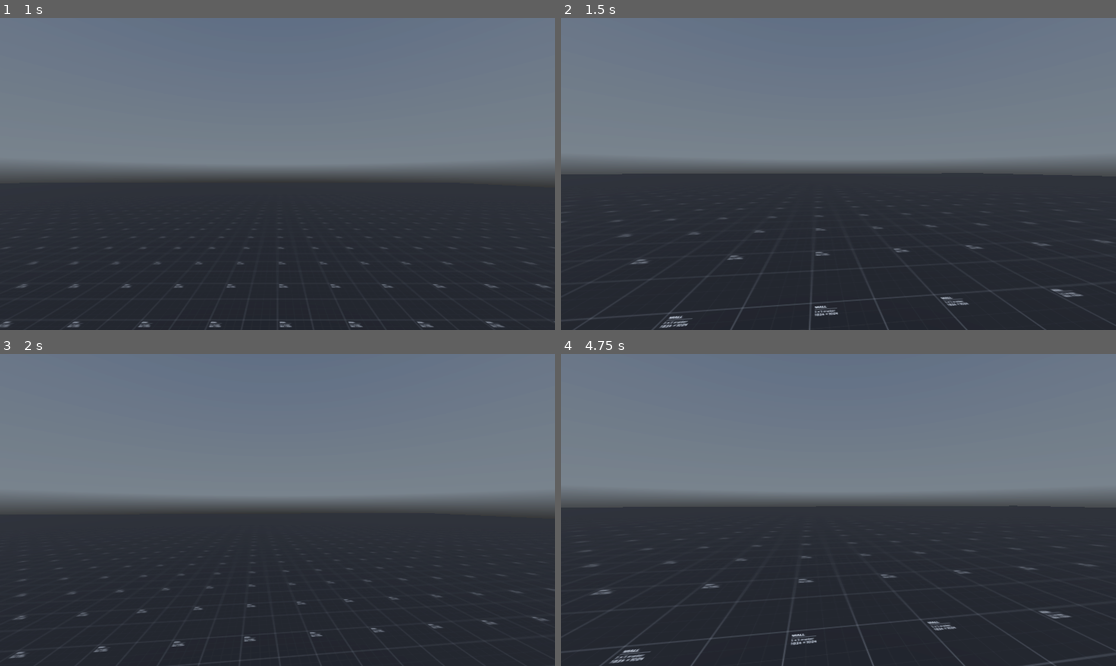
Above: before the commit, frames 1-4 (two rows, left to right).
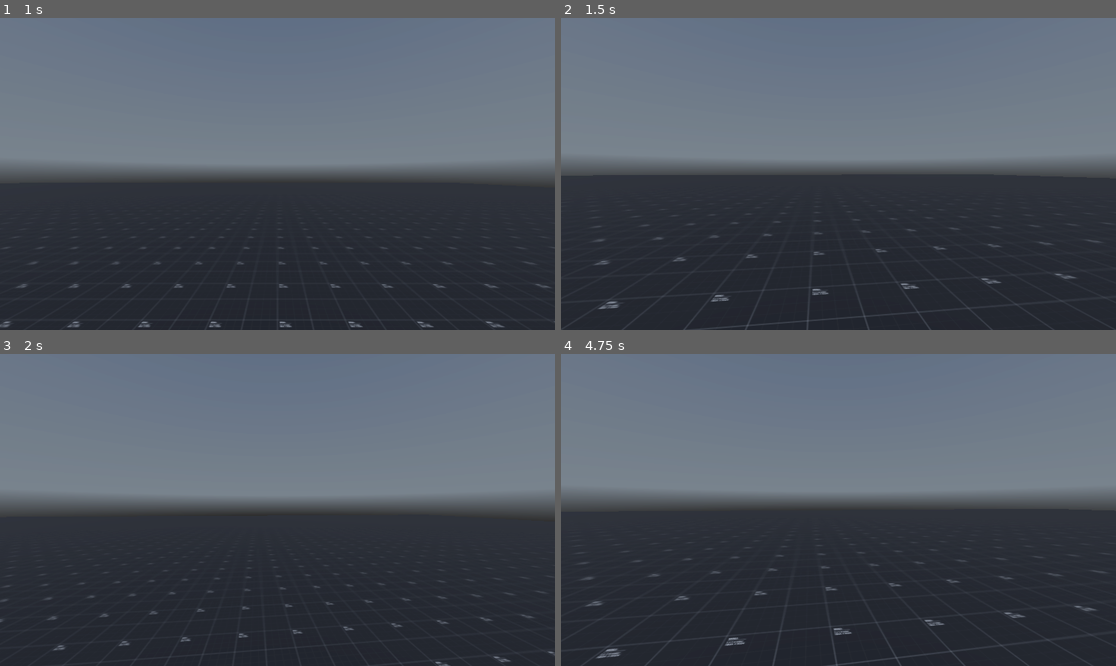
Above: after the commit, the same moments.

Repository: BreadDemon/Schmovement
Game: Godot game, scene res://nodes/game_menu.tscn
Two runs of this game, one before a commit and one after it. Both use one fixed random seed, a clock stepped at 60 frames per second and the inputs below. A sky picture missing from this copy of the repository is replaced by a grey-blue gradient.
Inputs (mouse positions are in pixels of both pictures, inside the frame that each line leads up to):
- Up to frame 1 (1 s): click "Play" at 0.5 s
- Up to frame 2 (1.5 s): move the mouse to (866, 174) at 1.27 s; hold W (forward) from 1.28 s (still down); hold Ctrl (Crouch) from 1.28 s (still down)
- Up to frame 3 (2 s): keep holding W (forward); keep holding Ctrl (Crouch); tap Space (Jump) at 1.52 s; tap Shift (Sprint) at 1.55 s
- Up to frame 4 (4.75 s): keep holding W (forward); move the mouse to (810, 510) at 2.02 s; release Ctrl (Crouch) at 2.03 s; tap Shift (Sprint) at 2.1, 3.05, 3.6, 4.55 s; tap Space (Jump) at 2.27, 3.77, 4.52 s; tap Ctrl (Crouch) at 2.3, 3.8 s; move the mouse to (849, 503) at 2.77 s; hold Ctrl (Crouch) 2.78-3.53 s; move the mouse to (832, 516) at 3.52 s; move the mouse to (877, 513) at 4.27 s; hold Ctrl (Crouch) from 4.28 s (still down)

Frame 1 is identical in both runs. In frame 2, 1.4% of the frame differs, in the area x 0-100%, y 60-100%; in frame 3, 0.8%; in frame 4, 1.6%, in the area x 0-100%, y 57-100%.

Commit message:
Modularized player script

Diff:
--- a/src/TextureFloor.tres
+++ /dev/null
@@ -1,7 +0,0 @@
-[gd_resource type="StandardMaterial3D" load_steps=2 format=3 uid="uid://dcjhiqjvhgema"]
-
-[ext_resource type="Texture2D" uid="uid://lyntfo2h4m1i" path="res://assets/PrototypeTexture/PNG/Purple/texture_01.png" id="1_mi5bn"]
-
-[resource]
-albedo_texture = ExtResource("1_mi5bn")
-uv1_triplanar = true
--- a/src/nodes/fase_teste.tscn
+++ /dev/null
@@ -1,52 +0,0 @@
-[gd_scene load_steps=8 format=3 uid="uid://c0ewixu7mpcfw"]
-
-[ext_resource type="Texture2D" uid="uid://lyntfo2h4m1i" path="res://assets/PrototypeTexture/PNG/Purple/texture_01.png" id="1_g7mb2"]
-[ext_resource type="Material" uid="uid://dcjhiqjvhgema" path="res://TextureFloor.tres" id="2_rwftr"]
-[ext_resource type="PackedScene" uid="uid://dem1v18u02ngc" path="res://nodes/CharacterController.tscn" id="3_qo24n"]
-
-[sub_resource type="ProceduralSkyMaterial" id="ProceduralSkyMaterial_nmmka"]
-sky_horizon_color = Color(0.64625, 0.65575, 0.67075, 1)
-ground_horizon_color = Color(0.64625, 0.65575, 0.67075, 1)
-
-[sub_resource type="Sky" id="Sky_tseop"]
-sky_material = SubResource("ProceduralSkyMaterial_nmmka")
-
-[sub_resource type="Environment" id="Environment_8s6kf"]
-background_mode = 2
-sky = SubResource("Sky_tseop")
-tonemap_mode = 2
-glow_enabled = true
-
-[sub_resource type="StandardMaterial3D" id="StandardMaterial3D_n1sbf"]
-albedo_texture = ExtResource("1_g7mb2")
-
-[node name="FaseTeste" type="Node3D"]
-transform = Transform3D(1, 0, 0, 0, 1, 0, 0, 0, 1, 0.0245442, 4.76837e-07, 0.0120277)
-
-[node name="WorldEnvironment" type="WorldEnvironment" parent="."]
-environment = SubResource("Environment_8s6kf")
-
-[node name="DirectionalLight3D" type="DirectionalLight3D" parent="."]
-transform = Transform3D(-0.866023, -0.433016, 0.250001, 0, 0.499998, 0.866027, -0.500003, 0.749999, -0.43301, 0, 0, 0)
-shadow_enabled = true
-
-[node name="CSGCombiner3D" type="CSGCombiner3D" parent="."]
-use_collision = true
-
-[node name="CSGBox3D" type="CSGBox3D" parent="CSGCombiner3D"]
-transform = Transform3D(1, 0, 0, 0, 1, 0, 0, 0, 1, -0.00580883, 0.0692183, -0.00434566)
-material_override = SubResource("StandardMaterial3D_n1sbf")
-size = Vector3(16.4033, 1, 14.1643)
-material = ExtResource("2_rwftr")
-
-[node name="CSGBox3D" type="CSGBox3D" parent="CSGCombiner3D/CSGBox3D"]
-transform = Transform3D(1, 0, 0, 0, 1, 0, 0, 0, 1, 0.00566864, 0.311494, -0.11929)
-operation = 2
-size = Vector3(14.4, 1, 12.1)
-material = ExtResource("2_rwftr")
-
-[node name="CSGMesh3D" type="CSGMesh3D" parent="CSGCombiner3D/CSGBox3D"]
-transform = Transform3D(1, 0, 0, 0, 1, 0, 0, 0, 1, -0.0145488, 0.0244503, -0.0333705)
-
-[node name="CharacterBody3D" parent="." instance=ExtResource("3_qo24n")]
-transform = Transform3D(1, 0, 0, 0, 1, 0, 0, 0, 1, 0.0345922, 1.71889, -0.0608964)
--- a/src/scripts/player.gd
+++ b/src/scripts/player.gd
@@ -48,6 +48,7 @@
 
 # Direction
 var direction = Vector3.ZERO
+var input_dir = Vector2.ZERO
 
 # Mouse vars
 @export var mouse_sensitivity = 0.1
@@ -70,11 +71,44 @@
 				camera.rotation.x = clamp(camera.rotation.x, deg_to_rad(-90), deg_to_rad(90))
 
 func _physics_process(delta):
-	var input_dir = Input.get_vector("left", "right", "forward", "back")
+	input_dir = Input.get_vector("left", "right", "forward", "back")
 
+	handle_crouch(delta)
+	handle_standing(delta)
+	handle_jump()
+	handle_sliding(delta)
+	handle_moving(delta)
+	move_and_slide()
+
+func set_standing():
+	standing.disabled = false
+	crouching.disabled = true
+
+func set_crouching():
+	standing.disabled = true
+	crouching.disabled = false
+
+# Handles standing
+func handle_standing(delta):
+	if !ray_cast_3d.is_colliding():
+		set_standing()
+		neck.position.y = lerp(neck.position.y, 0.65, delta * crouch_lerp)
+		if Input.is_action_pressed("Sprint") and is_on_floor() and not Input.is_action_pressed("back"):
+			current_speed = sprinting_speed
+			crouching_state = false
+			walking_state = false
+			running_state = true
+		else:
+			current_speed = walking_speed
+			crouching_state = false
+			walking_state = true
+			running_state = false
+
+# Handles crouching logic
+func handle_crouch(delta):
 	if Input.is_action_pressed("Crouch"):
 		neck.position.y = lerp(neck.position.y, 0.65 + crouching_depth, delta * crouch_lerp)
-		swap_collision_shape()
+		set_crouching()
 		crouching_state = true
 		walking_state = false
 		if is_on_floor():
@@ -87,34 +121,29 @@
 			else:
 				current_speed = crouched_speed
 			running_state = false
-	# If not inside an object else keep last state
-	elif !ray_cast_3d.is_colliding():
-		swap_collision_shape()
-		neck.position.y = lerp(neck.position.y, 0.65, delta * crouch_lerp)
-		if Input.is_action_pressed("Sprint") and is_on_floor() and not Input.is_action_pressed("back"):
-			current_speed = sprinting_speed
-			crouching_state = false
-			walking_state = false
-			running_state = true
-		else:
-			current_speed = walking_speed
-			crouching_state = false
-			walking_state = true
-			running_state = false
 
-	# Handle jump.
+# Handle jump, disables a slide so you can instantly slide once landing
+func handle_jump():
 	if Input.is_action_just_pressed("Jump") and is_on_floor():
 		velocity.y = jump_velocity
 		sliding_state = false
 
-	handle_sliding(delta)
+# Handle slide timer and camera tilt
+func handle_sliding(delta):
+	if sliding_timer > 0:
+		sliding_timer -= delta
+		direction = (slide_direction * Vector3(slide_vector.x, 0, slide_vector.y)).normalized()
+		current_speed = (sliding_timer+1) * slide_speed
+		if sliding_timer <= 0:
+			sliding_state = false
+			print("Slide end")
 
+# Check if the player is on ground and applies the movement speed
+# if not moving it slows down to a stop gradually
+# if on air applies a lerp for inertia
+func handle_moving(delta):
 	# Make movement direction the direction the player is looking at
 	direction = lerp(direction, (neck.transform.basis * Vector3(input_dir.x, 0, input_dir.y)).normalized(), delta * lerp_accel)
-
-	# Check if the player is on ground and applies the movement speed
-	# if not moving it slows down to a stop gradually
-	# if on air applies a lerp for inertia
 	if is_on_floor():
 		if direction:
 			velocity.x = direction.x * current_speed
@@ -126,19 +155,3 @@
 		velocity.y -= gravity * delta
 		velocity.x = lerp(velocity.x, direction.x * current_speed, delta * 2.0)
 		velocity.z = lerp(velocity.z, direction.z * current_speed, delta * 2.0)
-	# Moves
-	move_and_slide()
-
-func swap_collision_shape():
-	standing.disabled = !standing.disabled
-	crouching.disabled = !crouching.disabled
-
-# Handle slide timer and camera tilt
-func handle_sliding(delta):
-	if sliding_timer > 0:
-		sliding_timer -= delta
-		direction = (slide_direction * Vector3(slide_vector.x, 0, slide_vector.y)).normalized()
-		current_speed = (sliding_timer+1) * slide_speed
-		if sliding_timer <= 0:
-			sliding_state = false
-			print("Slide end")
